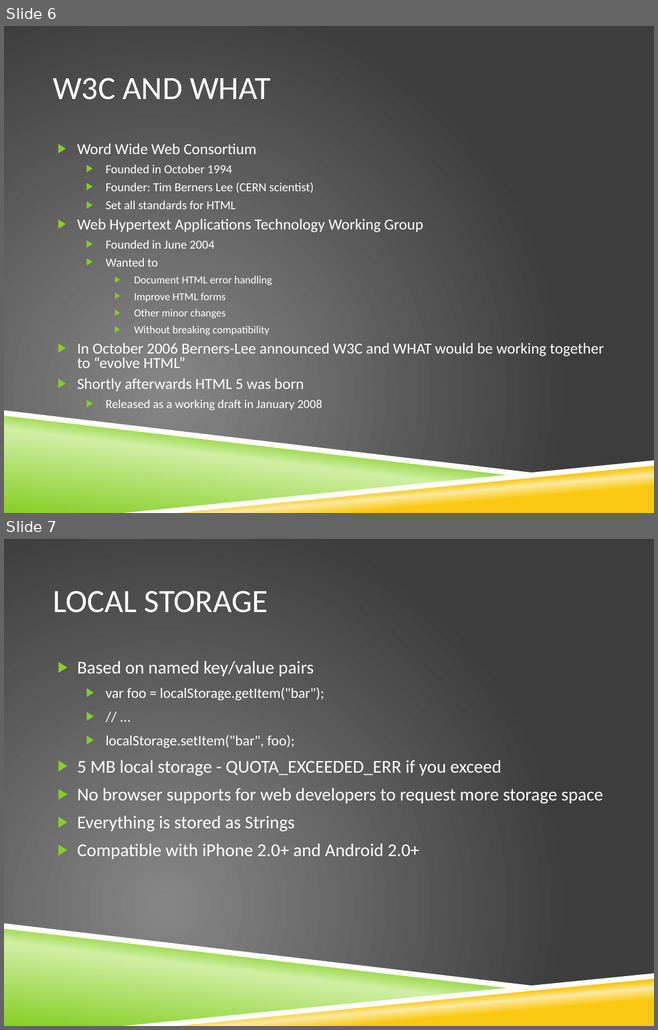
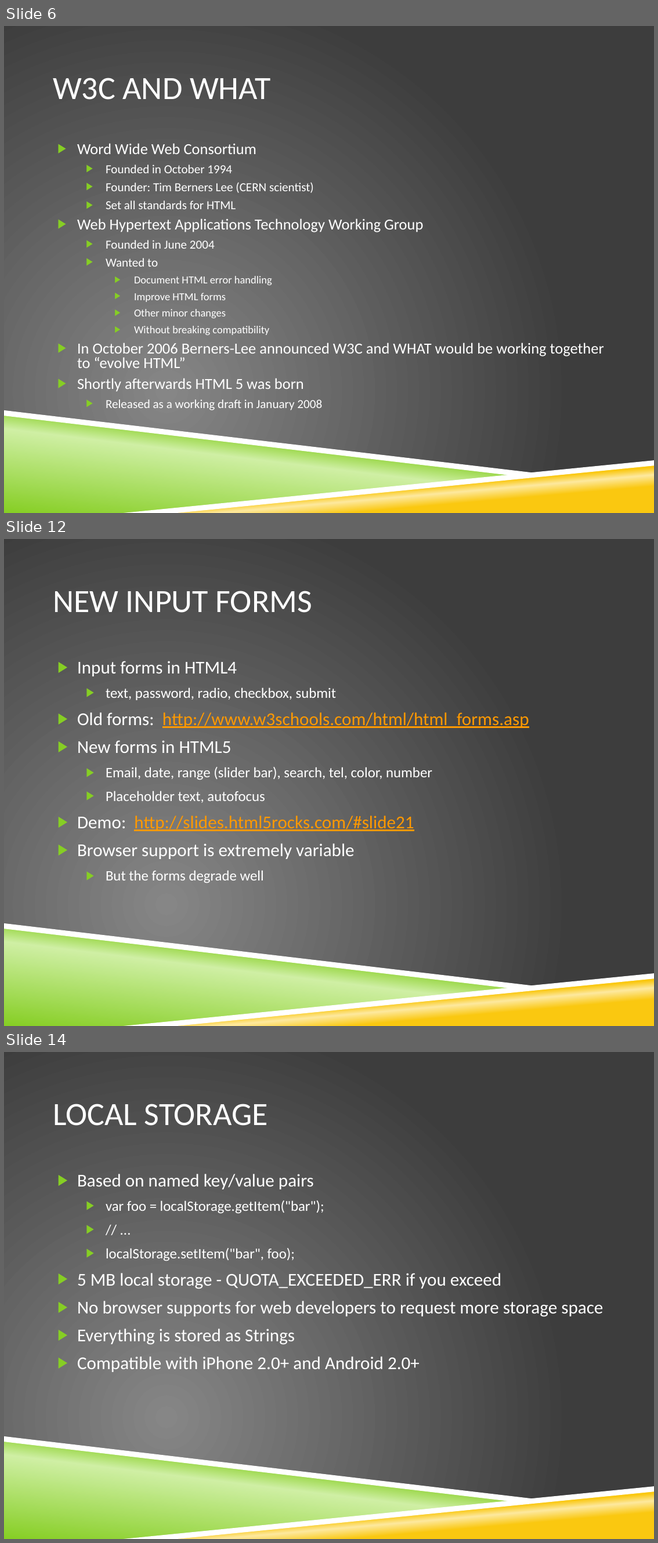
Before and after one commit to richardallred/523RPG, a slide deck: HTML 5.pptx. Shown one above the other, each under a label of ours: slides 6 and 7 before the commit, slides 6, 12 and 14 after it; the slides between them are not shown. The pictures are 658x1030 and 658x1543 pixels, drawn with LibreOffice and Linux fonts; fonts in the diff are those of the drawing; background and template pictures are left out. Boxes give left, top, right and bottom in pixels: in the first picture for what was removed or moved away, otherwise in the second. Text is boxed around its words. In the diff, an @@ line names an element or a change of style, - is before the commit and + after.

```diff
--- a/HTML 5.pptx
+++ b/HTML 5.pptx
@@ slide 12 added at (4, 539, 654, 1026), background picture (left out); not listed: 4 template elements that a slide beside it also shows @@
@@ title added at (53, 591, 312, 613), 36 pt, text #FFFFFF @@
+NEW INPUT FORMS
@@ text added at (77, 661, 529, 883), 20 pt, text #FFFFFF @@
+▶ Input forms in HTML4
+  ▶ text, password, radio, checkbox, submit
+▶ Old forms: http://www.w3schools.com/html/html_forms.asp
+▶ New forms in HTML5
+  ▶ Email, date, range (slider bar), search, tel, color, number
+  ▶ Placeholder text, autofocus
+▶ Demo: http://slides.html5rocks.com/#slide21
+▶ Browser support is extremely variable
+  ▶ But the forms degrade well
@@ what was slide 7 is now slide 14 @@
```
Also in this commit, not shown: 6 other slides added.
